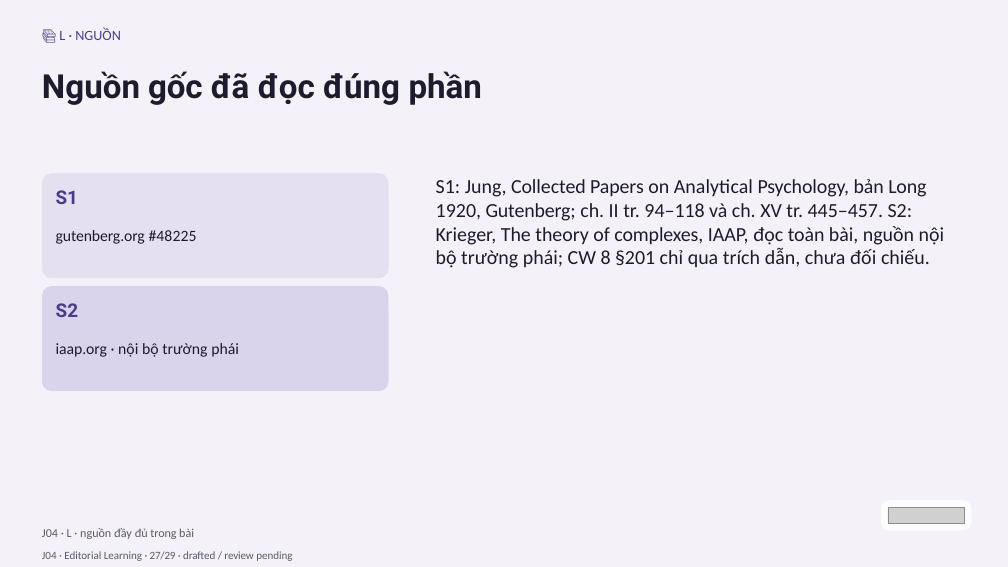
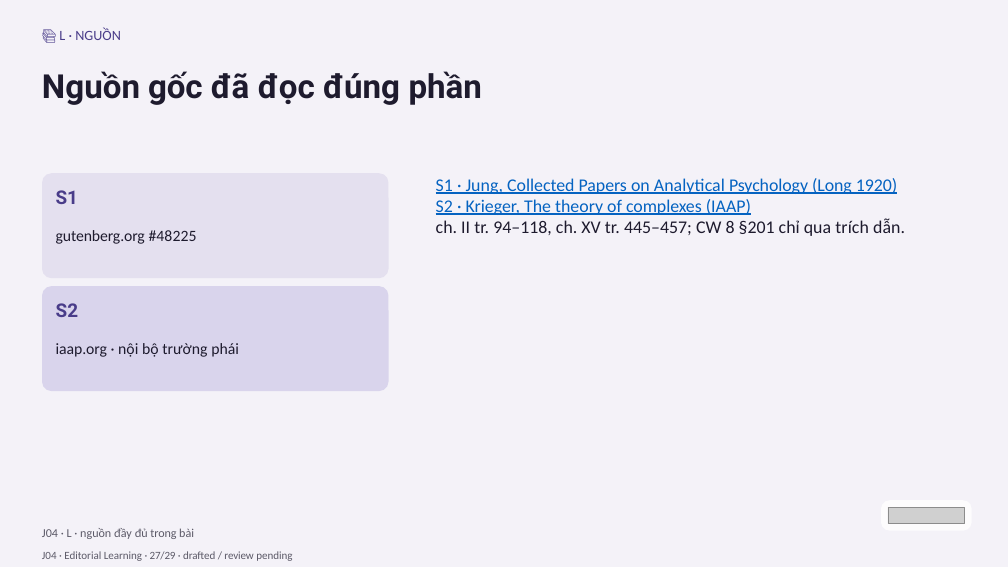
Before and after one commit to vohoailinh90/Multiple-report, a slide deck: slide 27 of psychology-knowledge/03-Carl-Gustav-Jung/visuals/j04.pptx. Drawn at 1008x567 pixels with LibreOffice and Linux fonts; fonts in the diff are those of the drawing; grey boxes stand for pictures. Boxes give left, top, right and bottom in pixels: in the first picture for what was removed or moved away, otherwise in the second. Text is boxed around its words. In the diff, an @@ line names an element or a change of style, - is before the commit and + after.

```diff
--- a/psychology-knowledge/03-Carl-Gustav-Jung/visuals/j04.pptx
+++ b/psychology-knowledge/03-Carl-Gustav-Jung/visuals/j04.pptx
@@ text at <box>436,178,905,236</box>: text changed; size 28.5 to 25.5 pt; text colour #1E1B2E to #0563C1 @@
-S1: Jung, Collected Papers on Analytical Psychology, bản Long 1920, Gutenberg; ch. II tr. 94–118 và ch. XV tr. 445–457. S2: Krieger, The theory of complexes, IAAP, đọc toàn bài, nguồn nội bộ trường phái; CW 8 §201 chỉ qua trích dẫn, chưa đối chiếu.
+S1 · Jung, Collected Papers on Analytical Psychology (Long 1920)
+S2 · Krieger, The theory of complexes (IAAP)
+ch. II tr. 94–118, ch. XV tr. 445–457; CW 8 §201 chỉ qua trích dẫn.
```
Also in this commit, not shown: 1 other slide changed, 8 other files.
